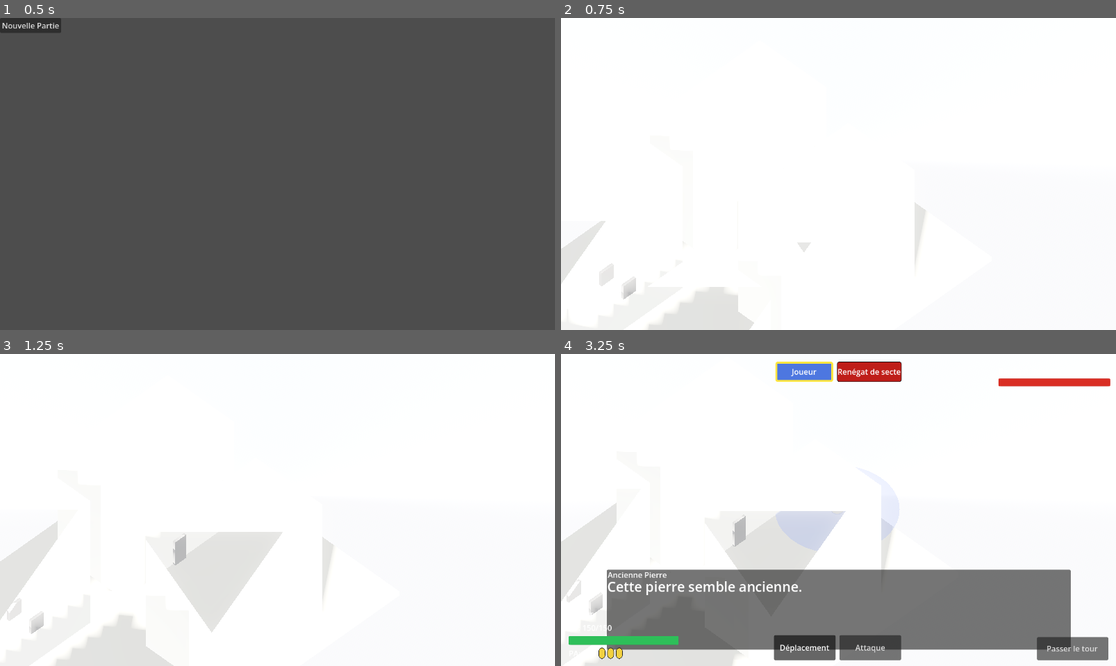
Above: before the commit, frames 1-4 (two rows, left to right).
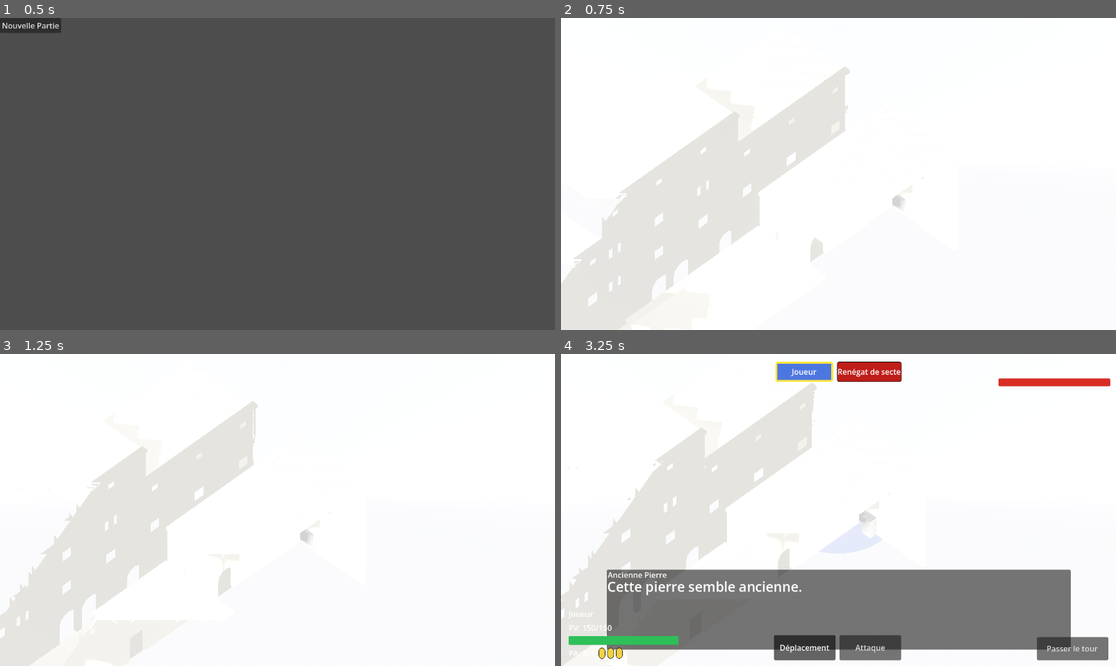
Above: after the commit, the same moments.

Repository: sillpct/lagoutte
Game: Godot game, scene res://scenes/main/main.tscn
Two runs of this game, one before a commit and one after it. Both use one fixed random seed, a clock stepped at 60 frames per second and the inputs below.
Inputs (mouse positions are in pixels of both pictures, inside the frame that each line leads up to):
- Up to frame 1 (0.5 s): no input
- Up to frame 2 (0.75 s): click "Nouvelle Partie" at 0.5 s
- Up to frame 3 (1.25 s): no input
- Up to frame 4 (3.25 s): tap Enter (ui_accept) at 1.25, 1.52, 2.27 s; move the mouse to (960, 494) at 1.27 s; hold Right (ui_right) 1.28-2.03 s; hold T (end_turn) 1.28-2.03 s; click (960, 494) at 1.42 s; move the mouse to (727, 525) at 2.02 s; hold Down (ui_down) 2.03-2.78 s; tap E (interact) at 2.1 s; move the mouse to (894, 441) at 2.77 s; hold Right (ui_right) from 2.78 s (still down); hold C (start_test_combat) from 2.78 s (still down)

Frame 1 is identical in both runs. In frame 2, 16% of the frame differs, in the area x 0-66%, y 15-100%; in frame 3, 16%, in the area x 0-61%, y 15-100%; in frame 4, 16%.

Commit message:
Update exploration.tscn

Diff:
--- a/scenes/exploration/exploration.tscn
+++ b/scenes/exploration/exploration.tscn
@@ -16,7 +16,7 @@
 [ext_resource type="Script" uid="uid://c1ume82aalxlw" path="res://scenes/combat/combat_range_visual.gd" id="15_combat_range_visual"]
 [ext_resource type="Script" uid="uid://bry66r4gvdahu" path="res://scenes/world/world_mouse_query.gd" id="16_world_mouse_query"]
 [ext_resource type="Script" uid="uid://bp7j7y3aoqjx6" path="res://scenes/combat/combat_session.gd" id="17_combat_session"]
-[ext_resource type="PackedScene" path="res://scenes/world/Bruyeres_Rue_Centre_greybox.tscn" id="18_bruyeres_greybox"]
+[ext_resource type="PackedScene" path="res://scenes/world/bruyeres/bruyeres_rue_centre.tscn" id="18_bruyeres_greybox"]
 
 [sub_resource type="BoxMesh" id="BoxMesh_cvbhj"]
 size = Vector3(20, 0.1, 20)
@@ -49,7 +49,7 @@
 visible = false
 mesh = SubResource("BoxMesh_cvbhj")
 
-[node name="BruyeresRueCentreGreybox" parent="." unique_id=1098005461 instance=ExtResource("18_bruyeres_greybox")]
+[node name="BruyeresRueCentre" parent="." unique_id=1098005461 instance=ExtResource("18_bruyeres_greybox")]
 
 [node name="CombatGrid" parent="." unique_id=951227565 instance=ExtResource("2_combat_grid")]
 transform = Transform3D(1, 0, 0, 0, 1, 0, 0, 0, 1, -4.5, 0.06, -4.5)
